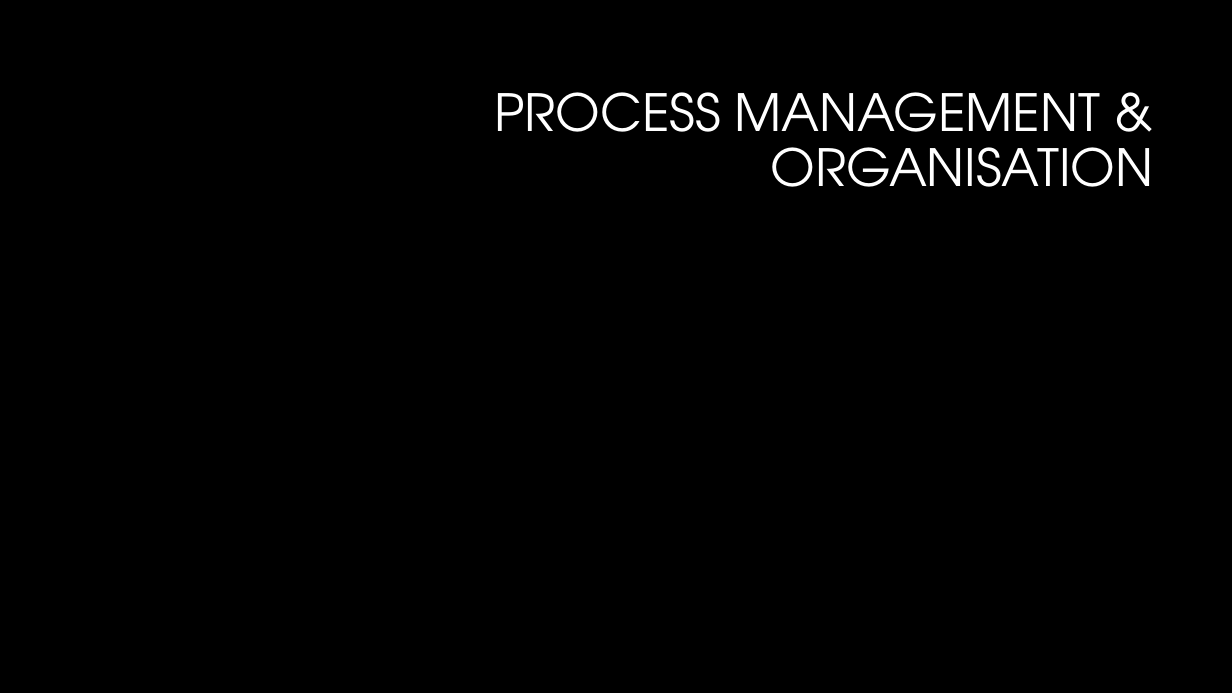
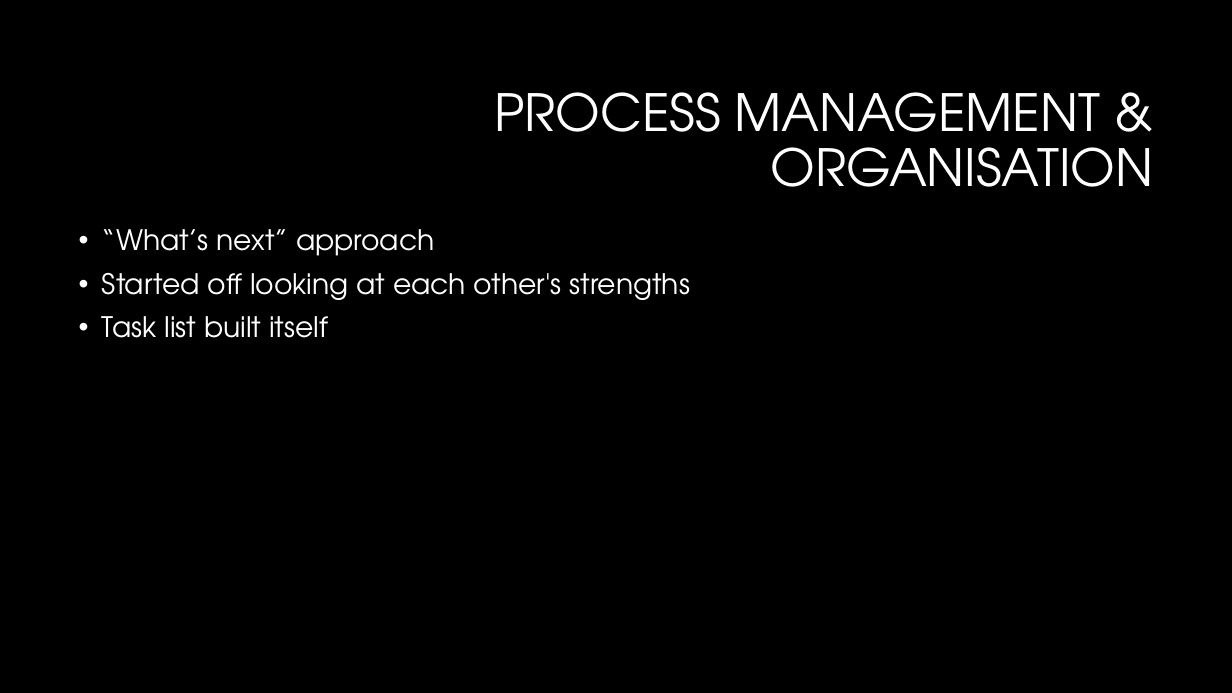
Before and after one commit to Con98/TheSongDb, a slide deck: slide 11 of TheSongDbSite/The Songdb.pptx. Drawn at 1232x693 pixels with LibreOffice and Linux fonts; fonts in the diff are those of the drawing; background and template pictures are left out. Boxes give left, top, right and bottom in pixels: in the first picture for what was removed or moved away, otherwise in the second. Text is boxed around its words. In the diff, an @@ line names an element or a change of style, - is before the commit and + after.

```diff
--- a/TheSongDbSite/The Songdb.pptx
+++ b/TheSongDbSite/The Songdb.pptx
@@ text added at [102,229,691,338], 22 pt, text #FFFFFF @@
+• “What’s next” approach
+• Started off looking at each other's strengths
+• Task list built itself
```
Also in this commit, not shown: 5 other slides changed, 2 slides added, 2 slides removed.
